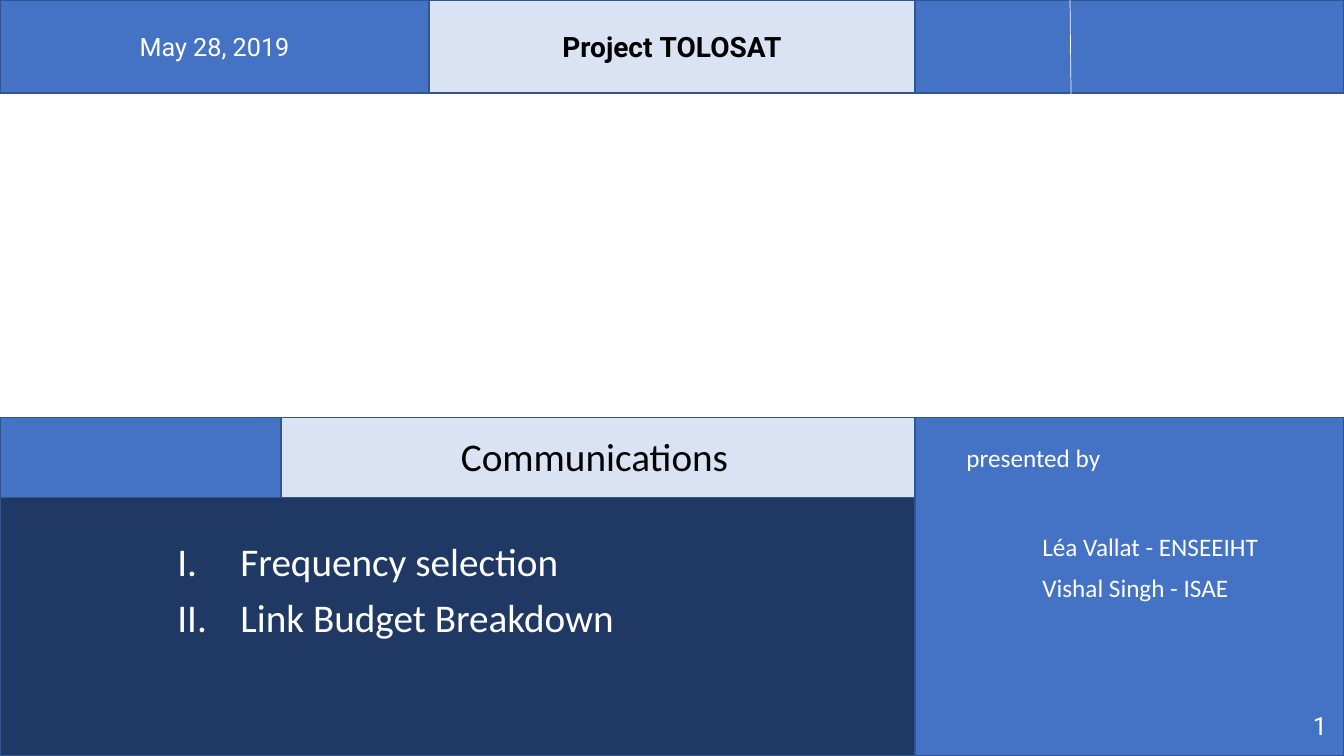
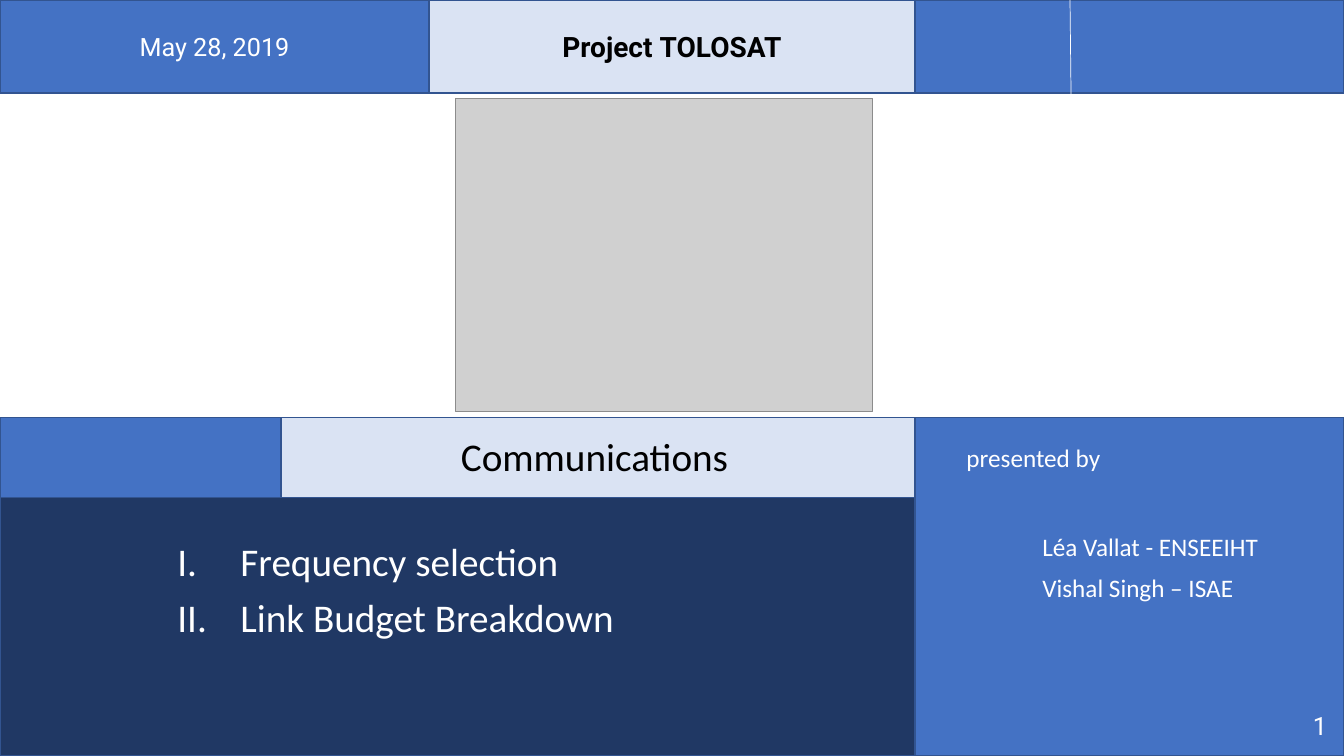
Before and after one commit to belmant/tolosat_systems_engineering, a slide deck: slide 1 of Files/Comms.pptx. Drawn at 1344x756 pixels with LibreOffice and Linux fonts; fonts in the diff are those of the drawing; grey boxes stand for pictures; background and template pictures are left out. Boxes give left, top, right and bottom in pixels: in the first picture for what was removed or moved away, otherwise in the second. Text is boxed around its words. In the diff, an @@ line names an element or a change of style, - is before the commit and + after.

```diff
--- a/Files/Comms.pptx
+++ b/Files/Comms.pptx
@@ picture added at [455,99,873,412] @@
@@ text at [1042,579,1233,602]: text changed @@
-Vishal Singh - ISAE
+Vishal Singh – ISAE
```
Also in this commit, not shown: 10 other slides changed, 10 other files.
